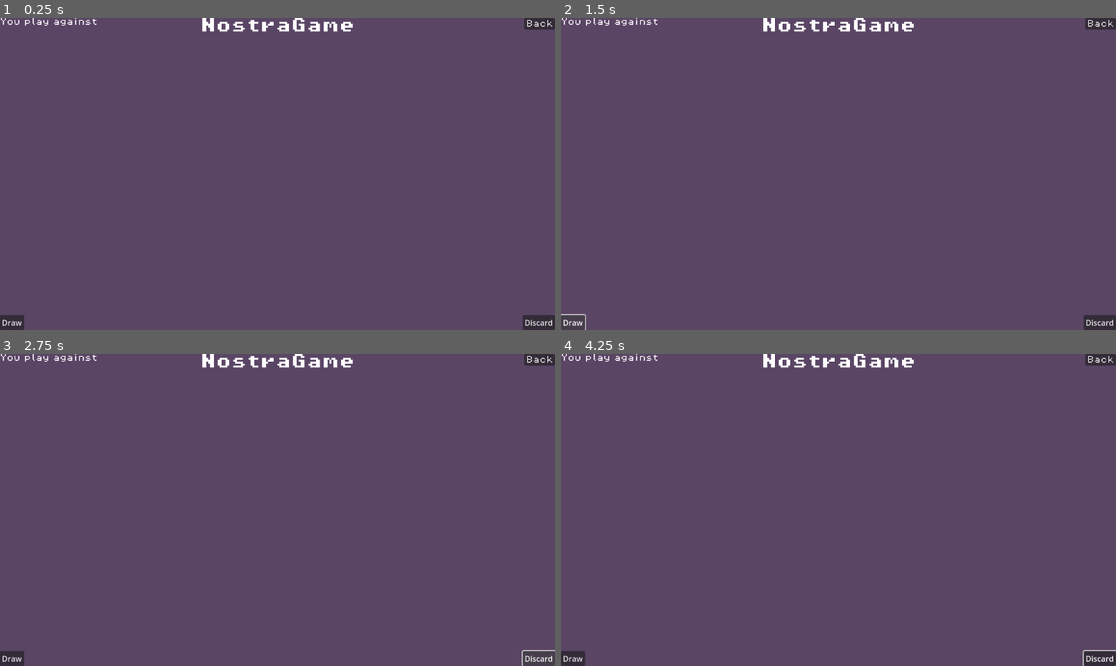
Above: before the commit, frames 1-4 (two rows, left to right).
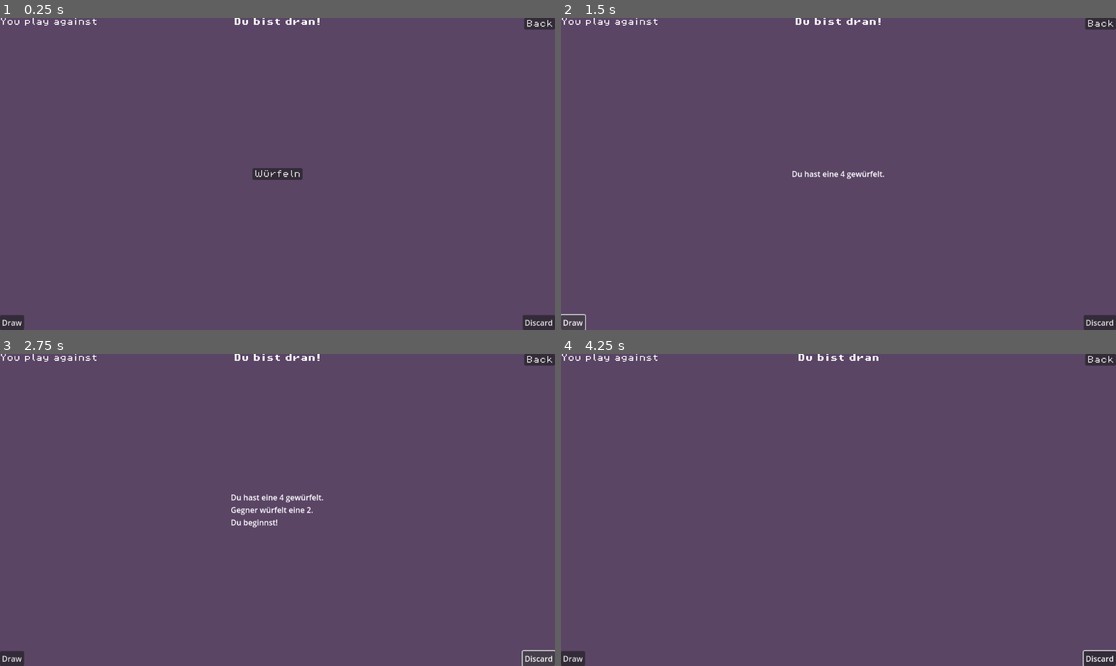
Above: after the commit, the same moments.

Repository: Dobix/godot-nostra
Game: Godot game, scene res://scenes/nostra/nostra_game.tscn
Same seed, same stepped clock (60 frames per second), same inputs: the game is played once before the commit and once after it. This scene is started directly instead of the project's main scene.
Inputs (mouse positions are in pixels of both pictures, inside the frame that each line leads up to):
- Up to frame 1 (0.25 s): no input
- Up to frame 2 (1.5 s): click (838, 174) at 0.5 s, where only the run after the commit has a clickable "Würfeln"; click "Draw" at 1.25 s
- Up to frame 3 (2.75 s): click "Discard" at 2 s
- Up to frame 4 (4.25 s): move the mouse to (960, 494) at 2.77 s; hold D (right) 2.78-3.53 s; tap E (Interact) at 2.85 s; click (960, 494) at 2.92 s; tap Enter at 3.5 s; move the mouse to (727, 525) at 3.52 s; hold S (down) from 3.53 s (still down); click (727, 525) at 3.6 s

The runs differ from the first frame. In frame 1, 0.9% of the frame differs, in the area x 36-64%, y 0-52%; in frame 2, 0.8%; in frame 3, 1.0%, in the area x 36-64%, y 0-56%; in frame 4, 0.6%.
Error before the commit: Invalid type in function 'draw_card' in base 'ColorRect (Hand)'. Cannot convert argument 1 from String to Object. (res://scripts/nostra_game.gd:54)
Error after the commit: Invalid type in function 'draw_card' in base 'ColorRect (Hand)'. Cannot convert argument 1 from String to Object. (res://scripts/nostra_game.gd:70)

Commit message:
implemented game loop

Diff:
--- a/scenes/nostra/nostra_game.tscn
+++ b/scenes/nostra/nostra_game.tscn
@@ -29,6 +29,7 @@
 color = Color(0.353308, 0.2695, 0.395739, 1)
 
 [node name="Heading_Label" type="Label" parent="MarginContainer"]
+visible = false
 layout_mode = 2
 size_flags_horizontal = 4
 size_flags_vertical = 0
@@ -42,6 +43,24 @@
 size_flags_vertical = 0
 theme_override_fonts/font = ExtResource("2_ddfj3")
 text = "You play against"
+
+[node name="Turn_label" type="Label" parent="MarginContainer"]
+layout_mode = 2
+size_flags_horizontal = 4
+size_flags_vertical = 0
+theme_override_fonts/font = ExtResource("1_8dttg")
+text = "Du bist dran!"
+
+[node name="Dice_result" type="Label" parent="MarginContainer"]
+layout_mode = 2
+size_flags_horizontal = 4
+
+[node name="Button_Roll" type="Button" parent="MarginContainer"]
+layout_mode = 2
+size_flags_horizontal = 4
+size_flags_vertical = 4
+theme_override_fonts/font = ExtResource("2_ddfj3")
+text = "Würfeln"
 
 [node name="Button_Back" type="Button" parent="MarginContainer"]
 layout_mode = 2
@@ -99,6 +118,7 @@
 theme_override_fonts/font = ExtResource("2_ddfj3")
 text = "Jünger"
 
+[connection signal="pressed" from="MarginContainer/Button_Roll" to="." method="_on_button_roll_pressed"]
 [connection signal="pressed" from="MarginContainer/Button_Back" to="." method="_on_button_pressed"]
 [connection signal="pressed" from="MarginContainer/Button_Draw_Card" to="." method="_on_button_draw_card_pressed"]
 [connection signal="pressed" from="MarginContainer/Button_Discard_Card" to="." method="_on_button_discard_card_pressed"]
--- a/scripts/hand.gd
+++ b/scripts/hand.gd
@@ -15,6 +15,7 @@
 @export var card_id: int = -1
 @export var on_card_dbl_click: Callable
 
+@export var allowed_to_interact := false
 
 
 func _ready() -> void:
@@ -53,12 +54,15 @@
 	_update_cards()
 
 func _on_card_selected(card: Card) -> void:
+	if not allowed_to_interact:
+		print("Nicht dein Zug!")
+		return
+
 	if selected_card and selected_card != card:
 		selected_card.selected = false
 		selected_card.border.visible = false
 
 	if selected_card == card:
-		# Karte wurde erneut ausgewählt ⇒ Popup aufrufen
 		if on_card_dbl_click.is_valid():
 			on_card_dbl_click.call(card.card_data)
 	else:
--- a/scripts/nostra_game.gd
+++ b/scripts/nostra_game.gd
@@ -3,6 +3,16 @@
 @onready var deck_manager = preload("res://scripts/deck_manager.gd").new()
 @onready var hand: ColorRect = $MarginContainer/Hand
 @onready var popup: PopupPanel = $MarginContainer/PopupPanel
+@onready var dice_result: Label = $MarginContainer/Dice_result
+@onready var roll_button: Button = $MarginContainer/Button_Roll
+@onready var turn_label: Label = $MarginContainer/Turn_label
+
+enum Turn { PLAYER, NPC }
+var current_turn: Turn
+var round_active := false
+
+var player_roll := 0
+var npc_roll := 0
 
 var player_deck: Array[CardData] = []
 var npc_deck: Array[CardData] = []
@@ -12,7 +22,13 @@
 
 var selected_popup_card: CardData = null
 
+var current_attacker: String  # "Spieler" oder "NPC"
+var current_defender: String
+var attacker_card_id: int
+var attacker_decision: String
+
 func start_nostra(npc_name: String):
+	hand.allowed_to_interact = false
 	hand.on_card_dbl_click = Callable(self, "show_card_popup")
 	print("Starte gegen:", npc_name)
 	$MarginContainer/Enemy_Label.text = "You play against: " + npc_name
@@ -61,12 +77,118 @@
 	Main.switch_scene("overworld")
 	queue_free()
 
+func _on_button_roll_pressed() -> void:
+	player_roll = randi() % 6 + 1
+	dice_result.text = "Du hast eine " + str(player_roll) + " gewürfelt."
+	roll_button.hide()
+
+	await get_tree().create_timer(1.0).timeout
+
+	npc_roll = randi() % 6 + 1
+	dice_result.text += "\nGegner würfelt eine " + str(npc_roll) + "."
+
+	await get_tree().create_timer(1.0).timeout
+
+	if player_roll > npc_roll:
+		dice_result.text += "\nDu beginnst!"
+		await get_tree().create_timer(1.5).timeout
+		dice_result.hide()
+		_start_player_turn()
+	elif npc_roll > player_roll:
+		dice_result.text += "\nGegner beginnt!"
+		await get_tree().create_timer(1.5).timeout
+		dice_result.hide()
+		_start_npc_turn()
+	else:
+		dice_result.text += "\nGleichstand! Nochmal würfeln..."
+		await get_tree().create_timer(2.0).timeout
+		roll_button.show()
+
+
+func _start_player_turn():
+	current_turn = Turn.PLAYER
+	current_attacker = "Spieler"
+	current_defender = "NPC"
+	round_active = true
+	hand.allowed_to_interact = true
+	turn_label.text = "Du bist dran"
+
+
+func _start_npc_turn():
+	current_turn = Turn.NPC
+	current_attacker = "NPC"
+	current_defender = "Spieler"
+	round_active = true
+	hand.allowed_to_interact = false
+	turn_label.text = "Gegner denkt …"
+
+	await get_tree().create_timer(1.0).timeout
+
+	var card_data = npc_hand.pop_front()
+	attacker_card_id = card_data.id
+	attacker_decision = ["älter", "jünger"].pick_random()
+
+	print("NPC spielt Karte mit ID %d und sagt: %s" % [attacker_card_id, attacker_decision])
+
+	await get_tree().create_timer(1.5).timeout
+	request_player_response()
+
+func request_player_response():
+	print("Spieler darf reagieren!")
+	hand.allowed_to_interact = true
+
+
+func respond_npc():
+	await get_tree().create_timer(1.0).timeout
+	var card_data = npc_hand.pop_front()
+	var decision = ["älter", "jünger"].pick_random()
+
+	print("NPC reagiert mit Karte ID %d (%s)" % [card_data.id, decision])
+	await get_tree().create_timer(1.5).timeout
+
+	resolve_round(attacker_card_id, card_data.id, attacker_decision, decision)
+
+
+func next_turn():
+	round_active = false
+	if current_turn == Turn.PLAYER:
+		_start_npc_turn()
+	else:
+		_start_player_turn()
+
+func evaluate_round(player: String, card_id: int, decision: String):
+	if player == current_attacker:
+		attacker_card_id = card_id
+		attacker_decision = decision
+
+		if current_defender == "NPC":
+			respond_npc()
+		else:
+			request_player_response()
+	else:
+		var defender_card_id = card_id
+		print("[%s reagiert mit Karte ID %d (%s)]" % [player, defender_card_id, decision])
+
+		resolve_round(attacker_card_id, card_id, attacker_decision, decision)
+
+func resolve_round(id1: int, id2: int, decision1: String, decision2: String):
+	print("\n🔍 Runde auswerten:")
+	print("Angreifer: ID %d (%s)" % [id1, decision1])
+	print("Verteidiger: ID %d (%s)" % [id2, decision2])
+
+	# Hier kannst du Vergleiche, Punkte oder Siegbedingungen einbauen
+
+	await get_tree().create_timer(2.0).timeout
+	next_turn()
+
 func _on_older_pressed() -> void:
 	if selected_popup_card:
-		print("Karte mit ID %d wurde als älter ausgespielt" % selected_popup_card.id)
 		popup.hide()
+		hand.allowed_to_interact = false
+		evaluate_round("Spieler", selected_popup_card.id, "älter")
 
 func _on_younger_pressed() -> void:
 	if selected_popup_card:
-		print("Karte mit ID %d wurde als jünger ausgespielt" % selected_popup_card.id)
 		popup.hide()
+		hand.allowed_to_interact = false
+		evaluate_round("Spieler", selected_popup_card.id, "jünger")
